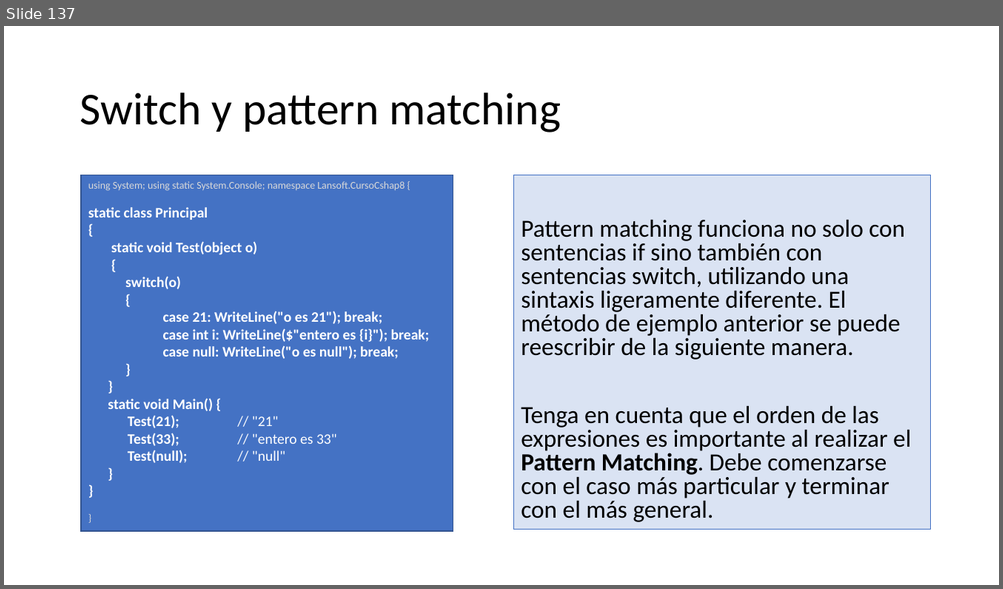
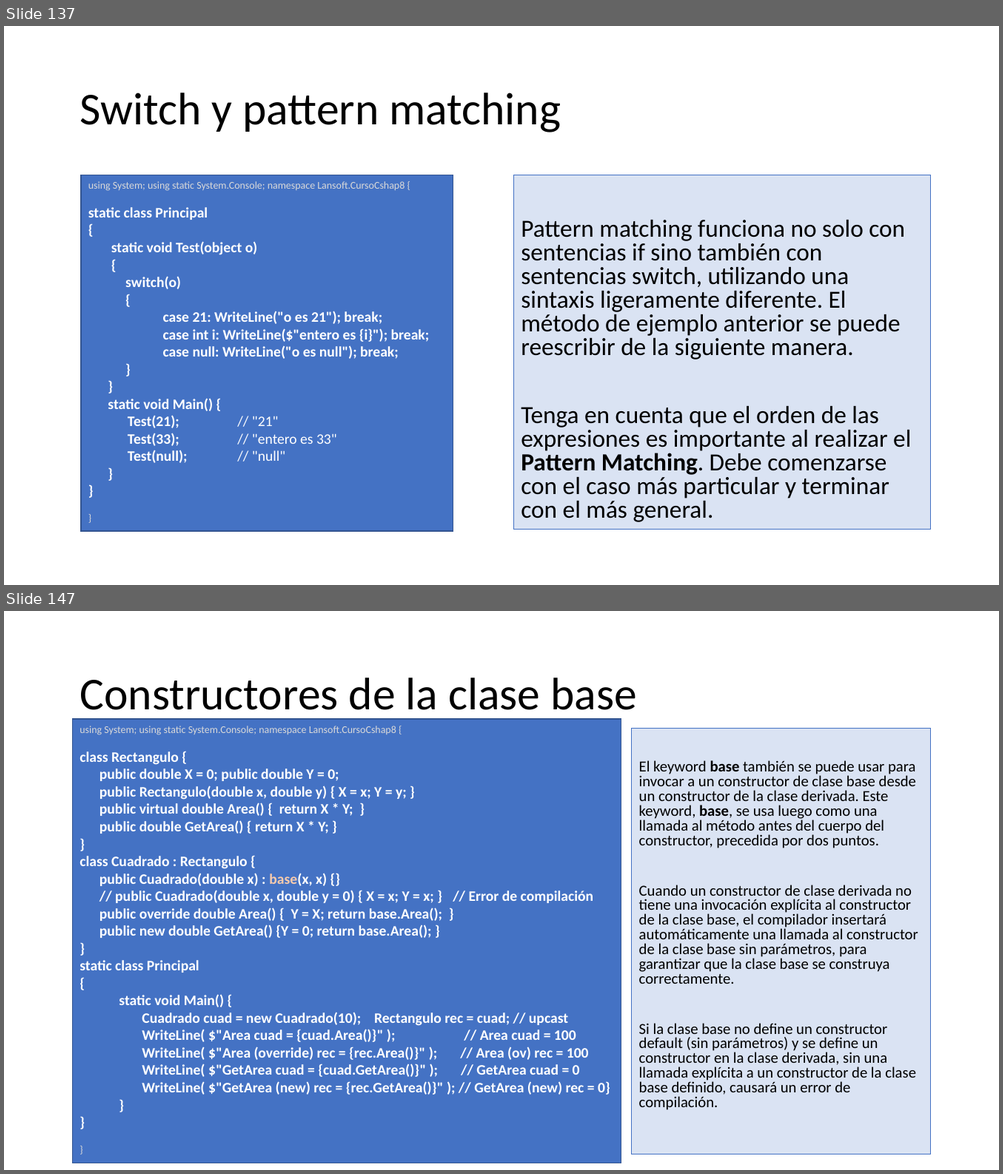
Before and after one commit to AlbertOsinaga/CursoCSharp__8, a slide deck: CSharpQuickReferencia.pptx. Shown one above the other, each under a label of ours: slide 137 before the commit, slides 137 and 147 after it; the slides between them are not shown. The pictures are 1003x589 and 1003x1174 pixels, drawn with LibreOffice and Linux fonts; fonts in the diff are those of the drawing. Boxes give left, top, right and bottom in pixels: in the first picture for what was removed or moved away, otherwise in the second. Text is boxed around its words. In the diff, an @@ line names an element or a change of style, - is before the commit and + after.

```diff
--- a/CSharpQuickReferencia.pptx
+++ b/CSharpQuickReferencia.pptx
@@ slide 147 added at <box>4,611,999,1170</box>, background #FFFFFF @@
@@ title added at <box>79,678,637,721</box>, 44 pt, text #000000 @@
+Constructores de la clase base
@@ rectangle added at <box>73,719,621,1164</box>, fill #4472C4, outline #325491 1 pt, 14 pt, text #FFFFFF, bold @@
+using System; using static System.Console; namespace Lansoft.CursoCshap8 {
+class Rectangulo {
+public double X = 0; public double Y = 0;
+public Rectangulo(double x, double y) { X = x; Y = y; }
+public virtual double Area() { return X * Y; }
+public double GetArea() { return X * Y; }
+}
+class Cuadrado : Rectangulo {
+public Cuadrado(double x) : base(x, x) {}
+// public Cuadrado(double x, double y = 0) { X = x; Y = x; } // Error de compilación
+public override double Area() { Y = X; return base.Area(); }
+public new double GetArea() {Y = 0; return base.Area(); }
+}
+static class Principal
+{
+static void Main() {
+Cuadrado cuad = new Cuadrado(10); Rectangulo rec = cuad; // upcast
+WriteLine( $"Area cuad = {cuad.Area()}" ); // Area cuad = 100
+WriteLine( $"Area (override) rec = {rec.Area()}" ); // Area (ov) rec = 100
+WriteLine( $"GetArea cuad = {cuad.GetArea()}" ); // GetArea cuad = 0
+WriteLine( $"GetArea (new) rec = {rec.GetArea()}" ); // GetArea (new) rec = 0}
+}
+}
+}
@@ text added at <box>632,728,930,1155</box>, fill #DAE3F3, outline #4472C4 0.75 pt, 14.8 pt, text #000000 @@
+El keyword base también se puede usar para invocar a un constructor de clase base desde un constructor de la clase derivada. Este keyword, base, se usa luego como una llamada al método antes del cuerpo del constructor, precedida por dos puntos.
+Cuando un constructor de clase derivada no tiene una invocación explícita al constructor de la clase base, el compilador insertará automáticamente una llamada al constructor de la clase base sin parámetros, para garantizar que la clase base se construya correctamente.
+Si la clase base no define un constructor default (sin parámetros) y se define un constructor en la clase derivada, sin una llamada explícita a un constructor de la clase base definido, causará un error de compilación.
```
Also in this commit, not shown: 12 other slides added, 1 other file.
